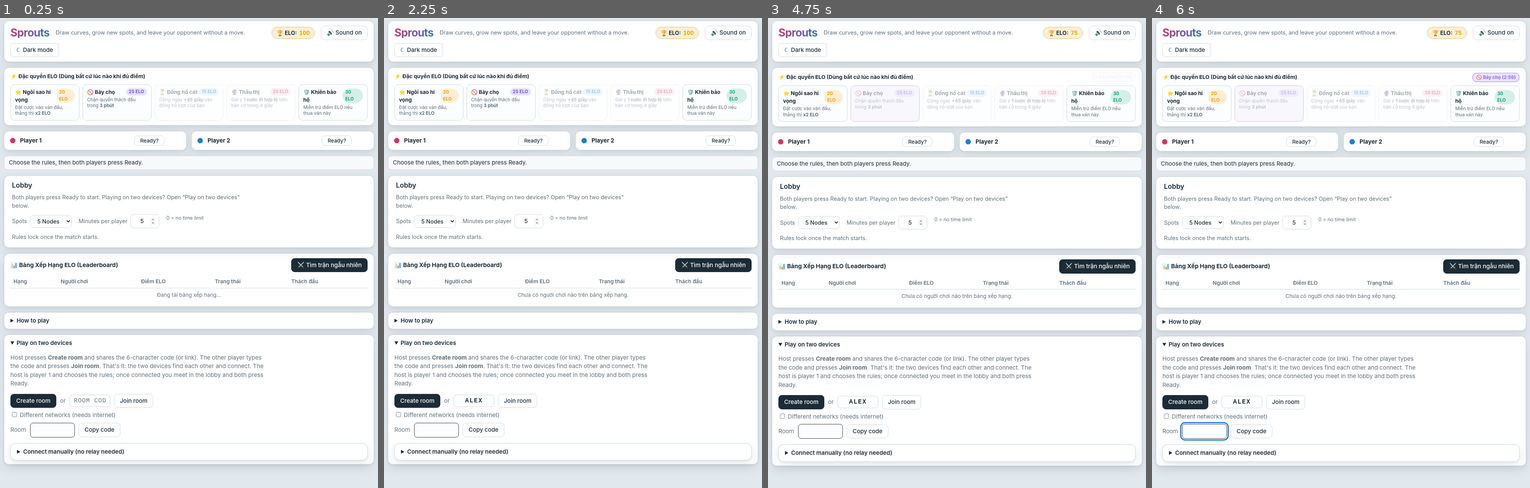
Above: before the commit, frames 1-4 (left to right).
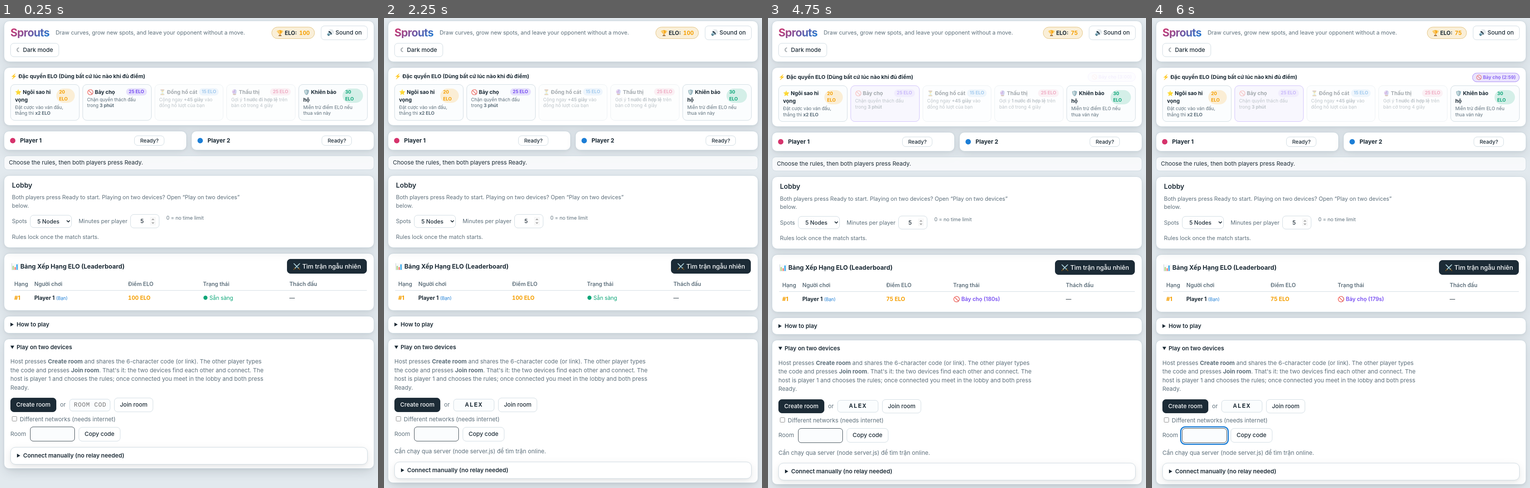
Above: after the commit, the same moments.

Repository: rongchoi-toiboi/game_hdtn
Game: browser game, page index.html
Same seed, same stepped clock (60 frames per second), same inputs: the game is played once before the commit and once after it.
Inputs (mouse positions are in pixels of both pictures, inside the frame that each line leads up to; where the layout moved, square brackets give the same spot in the first picture):
- Up to frame 1 (0.25 s): no input
- Up to frame 2 (2.25 s): click (474, 403) [474, 398] at 0.27 s; type "Alex" at 0.27 s; click (436, 436) [436, 431] at 0.52 s; type "Alex" at 0.52 s; click "Ready?" at 0.77 s; tap Space at 1.1, 1.6, 2.1 s; click "✓ Ready" at 1.77 s; click "⚔️ Tìm trận ngẫu nhiên" at 2.02 s
- Up to frame 3 (4.75 s): tap Space every 0.5 s from 2.6 to 4.6 s; click "🚫 Bảy chọ 25 ELO Chặn quyền t…" at 4.52 s
- Up to frame 4 (6 s): click (1204, 436) [1204, 431] at 4.77 s; type "Alex" at 4.77 s; tap Space at 5.1, 5.6 s

The runs differ from the first frame. In frame 1, 8.4% of the frame differs, in the area x 1-99%, y 51-96%; in frame 2, 11%; in frame 3, 11%; in frame 4, 11%, in the area x 1-99%, y 51-100%.

Commit message:
Update index.html

Diff:
--- a/index.html
+++ b/index.html
@@ -32,16 +32,16 @@
 .sitem-desc{font-size:.74rem;color:var(--mut);line-height:1.3;font-weight:400}
 
 /* Leaderboard Panel */
-.lb-card{background:var(--card);border:1px solid var(--line);border-radius:14px;padding:12px 16px;box-shadow:var(--sh)}
-.lb-head{display:flex;align-items:center;justify-content:space-between;margin-bottom:8px;font-weight:700;font-size:.95rem}
-.lb-table{width:100%;border-collapse:collapse;font-size:.86rem}
+.lb-card{background:var(--card);border:1px solid var(--line);border-radius:14px;padding:14px 18px;box-shadow:var(--sh)}
+.lb-head{display:flex;align-items:center;justify-content:space-between;flex-wrap:wrap;gap:10px;margin-bottom:10px;font-weight:700;font-size:1rem}
+.lb-table{width:100%;border-collapse:collapse;font-size:.88rem}
 .lb-table th{text-align:left;color:var(--mut);font-weight:600;padding:6px 8px;border-bottom:1px solid var(--line)}
-.lb-table td{padding:7px 8px;border-bottom:1px solid color-mix(in srgb,var(--line) 50%,transparent)}
+.lb-table td{padding:8px 8px;border-bottom:1px solid color-mix(in srgb,var(--line) 50%,transparent)}
 .lb-table tr:last-child td{border-bottom:none}
-.lb-rank{font-weight:800;width:3.2ch}
+.lb-rank{font-weight:800;width:3.5ch}
 .lb-rank-1{color:#f59f00}.lb-rank-2{color:#868e96}.lb-rank-3{color:#d9480f}
 .lb-elo{font-weight:700;color:var(--gold);font-variant-numeric:tabular-nums}
-.lb-btn{padding:3px 10px;font-size:.76rem;border-radius:7px}
+.lb-btn{padding:4px 11px;font-size:.78rem;border-radius:8px}
 
 .players{display:grid;grid-template-columns:1fr 1fr;gap:12px}
 .pl{display:flex;align-items:center;gap:10px;padding:11px 15px;background:var(--card);border:1.5px solid var(--line);border-radius:13px;box-shadow:var(--sh);transition:border-color .25s,box-shadow .25s}
@@ -78,7 +78,7 @@
 .pl.on .clk{color:var(--ink)}.clk.low{color:#e03131!important;animation:bl 1s infinite}
 @keyframes bl{50%{opacity:.4}}
 @media(prefers-reduced-motion:reduce){.clk.low{animation:none}.lr span{transition:none}}
-body[data-ph=lobby] .sheet,body[data-ph=lobby] .bar,body[data-ph=count] .sheet,body[data-ph=count] .bar,body[data-ph=play] #lobby,body[data-ph=play] #net{display:none}
+body[data-ph=lobby] .sheet,body[data-ph=lobby] .bar,body[data-ph=count] .sheet,body[data-ph=count] .bar,body[data-ph=play] #lobby,body[data-ph=play] #net,body[data-ph=play] #leaderboard-sec{display:none}
 .lob{position:relative;background:var(--card);border:1px solid var(--line);border-radius:14px;box-shadow:var(--sh);padding:16px 20px;display:flex;flex-direction:column;gap:12px;overflow:hidden}
 .lob h2{font:600 1.1rem/1 var(--f);margin:0}.lob p{margin:0;color:var(--mut);max-width:70ch;font-size:.9rem}.lob small{color:var(--mut);font-size:.8rem}
 .lrow{display:flex;flex-wrap:wrap;gap:18px}.lrow label{display:flex;align-items:center;gap:8px;color:var(--mut);font-size:.9rem}
@@ -171,6 +171,29 @@
 </section>
 <div id="st" role="status"></div>
 <section class="lob" id="lobby"><h2>Lobby</h2><p id="lm"></p><div class="lrow"><label>Spots <select id="n"><option valu …(400 unchanged characters)…
+
+<!-- Bảng Xếp Hạng ELO (Leaderboard) & Nút Tìm Trận Ngẫu Nhiên -->
+<section class="lb-card" id="leaderboard-sec">
+  <div class="lb-head">
+    <span>📊 Bảng Xếp Hạng ELO (Leaderboard)</span>
+    <button id="btn-find-match" class="pri">⚔️ Tìm trận ngẫu nhiên</button>
+  </div>
+  <table class="lb-table">
+    <thead>
+      <tr>
+        <th>Hạng</th>
+        <th>Người chơi</th>
+        <th>Điểm ELO</th>
+        <th>Trạng thái</th>
+        <th>Thách đấu</th>
+      </tr>
+    </thead>
+    <tbody id="lb-body">
+      <tr><td colspan="5" style="color:var(--mut);text-align:center">Đang tải bảng xếp hạng...</td></tr>
+    </tbody>
+  </table>
+</section>
+
 <div class="sheet" id="sheet">
   <canvas id="c"></canvas>
   <div id="bn" hidden></div>
@@ -191,29 +214,6 @@
 <div class="bar">
 <span class="sp"></span><button id="zo" title="Zoom out" aria-label="Zoom out">−</button><button id="zi" title="Zoom in" aria-label="Zoom in">+</button><button id="ft" title="Fit everything in view">Fit</button><button id="un">Undo</button><button id="nw" class="pri">New game</button>
 </div>
-
-<!-- Bảng Xếp Hạng ELO (Leaderboard) & Tìm trận nhanh -->
-<section class="lb-card">
-  <div class="lb-head">
-    <span>📊 Bảng Xếp Hạng ELO (Leaderboard)</span>
-    <button id="btn-find-match" class="pri">⚔️ Tìm trận ngẫu nhiên</button>
-  </div>
-  <table class="lb-table">
-    <thead>
-      <tr>
-        <th>Hạng</th>
-        <th>Người chơi</th>
-        <th>Điểm ELO</th>
-        <th>Trạng thái</th>
-        <th>Thách đấu</th>
-      </tr>
-    </thead>
-    <tbody id="lb-body">
-      <tr><td colspan="5" style="color:var(--mut);text-align:center">Đang tải bảng xếp hạng...</td></tr>
-    </tbody>
-  </table>
-</section>
-
 <details><summary>How to play</summary>
 <p>Players alternate. On your turn, press on a spot and drag to another spot (or back to the same spot to make a loop). The curve may not cross any line, itself included, or pass through another spot. A new spot is then placed at the middle of your curve.</p>
 <p>The board is endless. Scroll or pinch to zoom, and drag empty space to move the view. Lines are elastic: between moves they pull straight and push each other apart, so the drawing keeps rearranging itself and never clogs.</p>
@@ -289,7 +289,15 @@
   latestLeaderboard = list || latestLeaderboard;
   const tbody = $('lb-body');
   if (!latestLeaderboard.length) {
-    tbody.innerHTML = `<tr><td colspan="5" style="color:var(--mut);text-align:center">Chưa có người chơi nào trên bảng xếp hạng.</td></tr>`;
+    const myIdx = seat >= 0 ? seat : 0;
+    const bcLeft = Math.max(0, Math.ceil((bayChoUntil - Date.now()) / 1000));
+    tbody.innerHTML = `<tr>
+      <td class="lb-rank lb-rank-1">#1</td>
+      <td><b>${names[myIdx]}</b> <small style="color:var(--p2)">(Bạn)</small></td>
+      <td class="lb-elo">${userElo} ELO</td>
+      <td>${bcLeft > 0 ? `<span style="color:var(--purp);font-weight:600">🚫 Bảy chọ (${bcLeft}s)</span>` : '<span style="color:var(--teal)">● Sẵn sàng</span>'}</td>
+      <td>—</td>
+    </tr>`;
     return;
   }
   tbody.innerHTML = '';
@@ -334,6 +342,7 @@
   snd('ready');
   banner('🚫 Đã bật Bảy chọ (Chặn thách đấu 3 phút)!', css('--purp'), 2000);
   syncEloAndServer();
+  renderLeaderboard();
 };
 
 // 3a/ Đồng hồ cát (15 ELO - +45s)
@@ -383,17 +392,30 @@
   syncEloAndServer();
 };
 
-// Nút bấm tìm trận ngẫu nhiên trên Leaderboard (giữ nguyên sự kiện find_match gốc)
+// Nút bấm tìm trận ngẫu nhiên trên Leaderboard
 $('btn-find-match').onclick = () => {
-  if (!socket) return;
+  if (!socket) {
+    ns('Cần chạy qua server (node server.js) để tìm trận online.');
+    return;
+  }
+  $('btn-find-match').disabled = true;
+  $('btn-find-match').textContent = '⏳ Đang tìm đối thủ...';
   socket.emit('find_match', { nodes: parseInt($('n').value, 10) });
 };
 
 if (socket) {
   socket.on('leaderboard_update', renderLeaderboard);
   socket.on('waiting', d => ns(d.message));
-  socket.on('match_found', d => { ns(`Tìm thấy trận: ${d.roomId}`); });
-  socket.on('error_message', d => ns(d.message));
+  socket.on('match_found', d => {
+    $('btn-find-match').disabled = false;
+    $('btn-find-match').textContent = '⚔️ Tìm trận ngẫu nhiên';
+    ns(`Tìm thấy trận: ${d.roomId}`);
+  });
+  socket.on('error_message', d => {
+    $('btn-find-match').disabled = false;
+    $('btn-find-match').textContent = '⚔️ Tìm trận ngẫu nhiên';
+    ns(d.message);
+  });
   socket.on('challenge_blocked', d => { snd('bad'); banner(d.message, css('--purp'), 2500); });
   socket.on('incoming_challenge', d => {
     snd('chime');
@@ -622,7 +644,7 @@
   // Kích hoạt Quiz sau trận đấu (Winner/Loser)
   setTimeout(() => {
     scoreFinalized = false;
-    const isWinner = (seat >= 0 ? seat === w : true); // Hoặc logic phân định người chơi hiện tại
+    const isWinner = (seat >= 0 ? seat === w : true);
     startQuizSession(isWinner);
   }, 1500);
 }
@@ -894,14 +916,12 @@
       info();
       send({t:'name', i, v: names[i]});
       syncEloAndServer();
-    } else {
-      // Nếu không hợp lệ khi nhập (nhưng cho phép gõ tạm, sẽ khôi phục hoặc chuẩn hóa khi blur/change nếu trống)
+      renderLeaderboard();
     }
   };
   $('p'+i).onblur = e => {
     const validation = validateUniquePlayerName(e.target.value, i, names);
     if (!validation.valid) {
-      // Khôi phục tên cũ nếu không hợp lệ
       e.target.value = names[i];
       banner(validation.message, '#e03131', 2000);
     } else {
@@ -910,6 +930,7 @@
       info();
       send({t:'name', i, v: names[i]});
       syncEloAndServer();
+      renderLeaderboard();
     }
   };
 });
@@ -1061,7 +1082,7 @@
 let t0;try{t0=localStorage.getItem('sp-theme')}catch(e){}
 th(t0||(matchMedia('(prefers-color-scheme:dark)').matches?'dark':'light'));
 setInterval(clockTick,200);
-spots=[];lines=[];hist=[];turn=0;over=false;setMute(mute);setPh('lobby');info();draw();syncEloAndServer();
+spots=[];lines=[];hist=[];turn=0;over=false;setMute(mute);setPh('lobby');info();draw();syncEloAndServer();renderLeaderboard();
 {const r=location.hash.match(/room=([A-Za-z0-9]{6})/);if(r){history.replaceState(null,'',location.href.split('#')[0]);$('net').open=true;joinRoom(r[1])}}
 {const m=location.hash.match(/join=([^&\s]+)/);if(m){history.replaceState(null,'',location.href.split('#')[0]);$('net').open=true;$('i').value=decodeURIComponent(m[1]);auto();$('net').scrollIntoView({block:'nearest'})}}
 </script></body></html>
